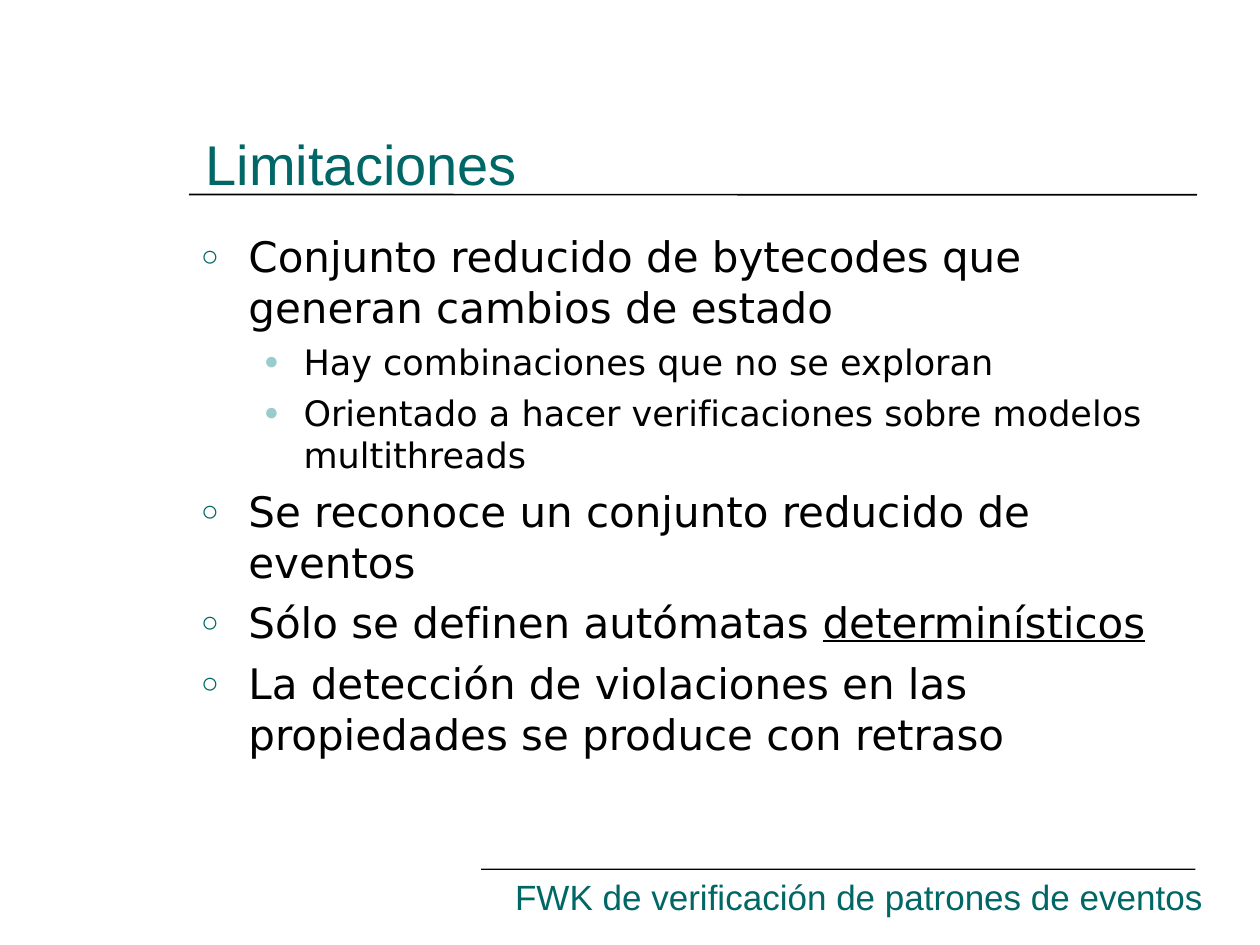
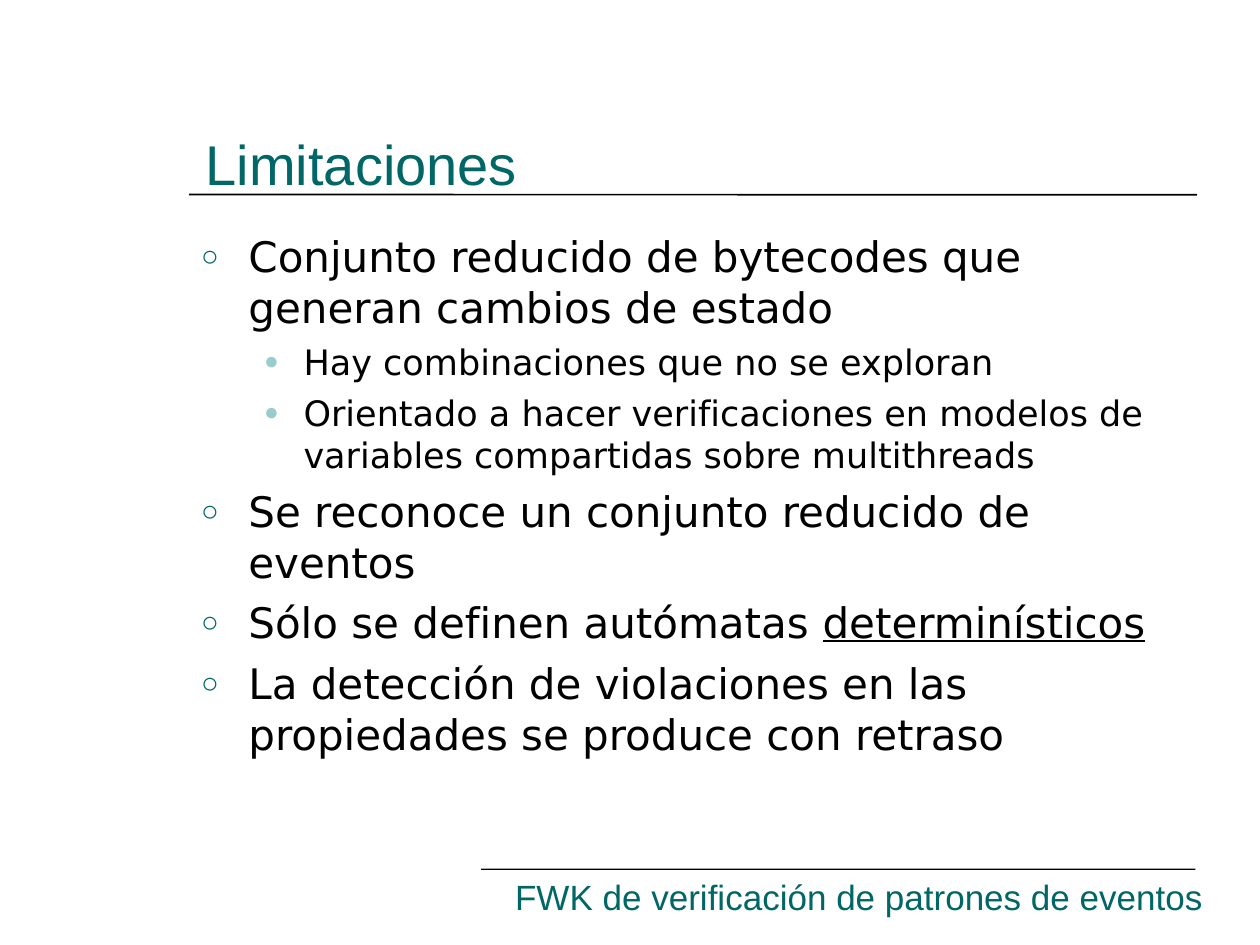
Before and after one commit to hugomelendez/tesis-jpf-2006, a slide deck: slide 28 of tesis-doc/Presentación.ppt. Drawn at 1260x945 pixels with LibreOffice and Linux fonts; fonts in the diff are those of the drawing. Boxes give left, top, right and bottom in pixels: in the first picture for what was removed or moved away, otherwise in the second. Text is boxed around its words. In the diff, an @@ line names an element or a change of style, - is before the commit and + after.

```diff
--- a/tesis-doc/Presentación.ppt
+++ b/tesis-doc/Presentación.ppt
@@ text at [304,399,1143,476]: text changed @@
-  ● Orientado a hacer verificaciones sobre modelos multithreads
+  ● Orientado a hacer verificaciones en modelos de variables compartidas sobre multithreads
```
Also in this commit, not shown: 4 other slides changed, 3 slides removed, 1 other file.
